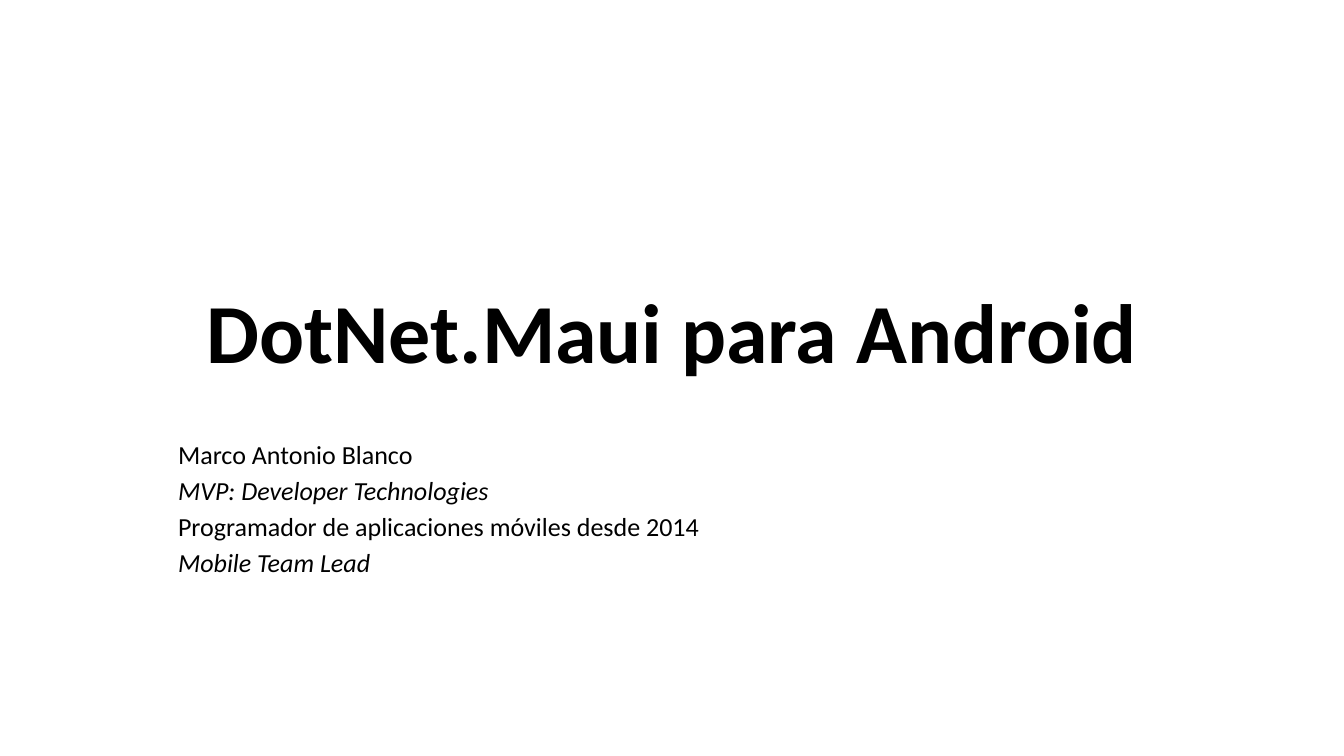
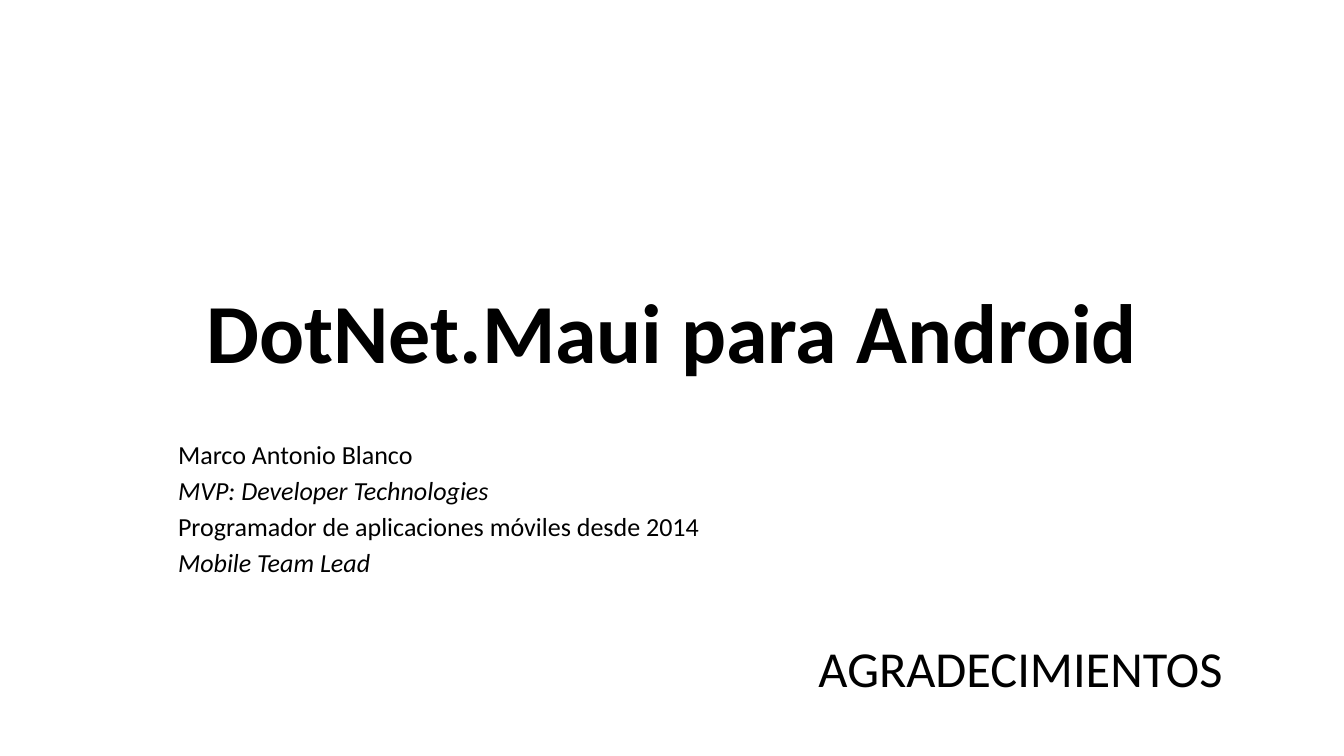
Before and after one commit to marcoablanco/Events, a slide deck: slide 1 of 2026-04 GDG Jerez/DotNet Maui con Android.pptx. Drawn at 1344x756 pixels with LibreOffice and Linux fonts; fonts in the diff are those of the drawing. Boxes give left, top, right and bottom in pixels: in the first picture for what was removed or moved away, otherwise in the second. Text is boxed around its words. In the diff, an @@ line names an element or a change of style, - is before the commit and + after.

```diff
--- a/2026-04 GDG Jerez/DotNet Maui con Android.pptx
+++ b/2026-04 GDG Jerez/DotNet Maui con Android.pptx
@@ text added at [818, 654, 1222, 688], 36 pt, text #000000 @@
+AGRADECIMIENTOS
```
Also in this commit, not shown: 9 other files.
